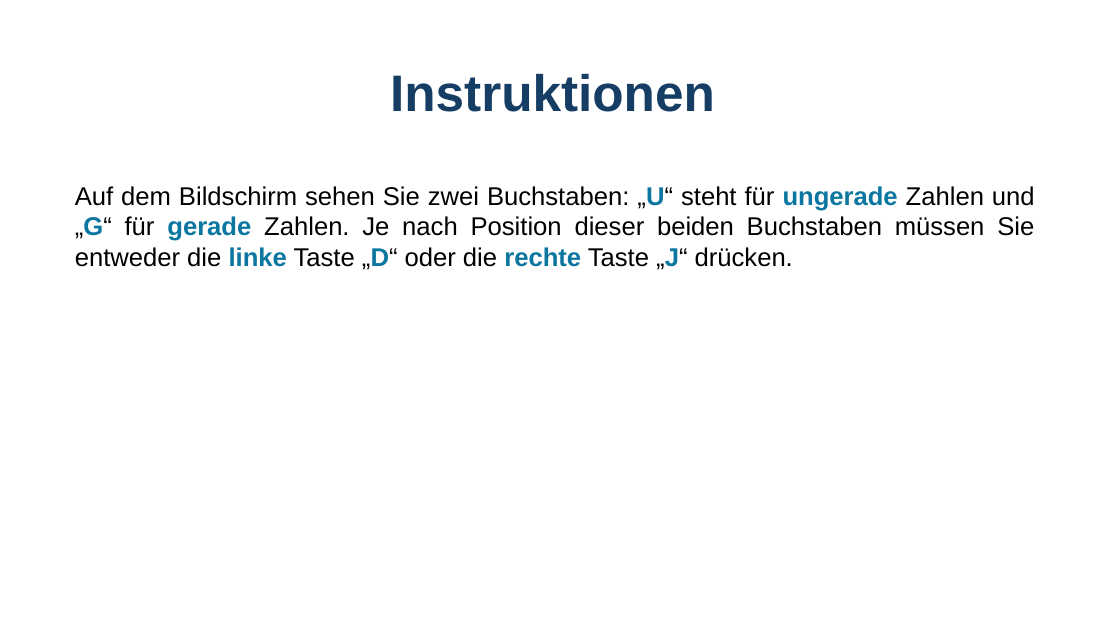
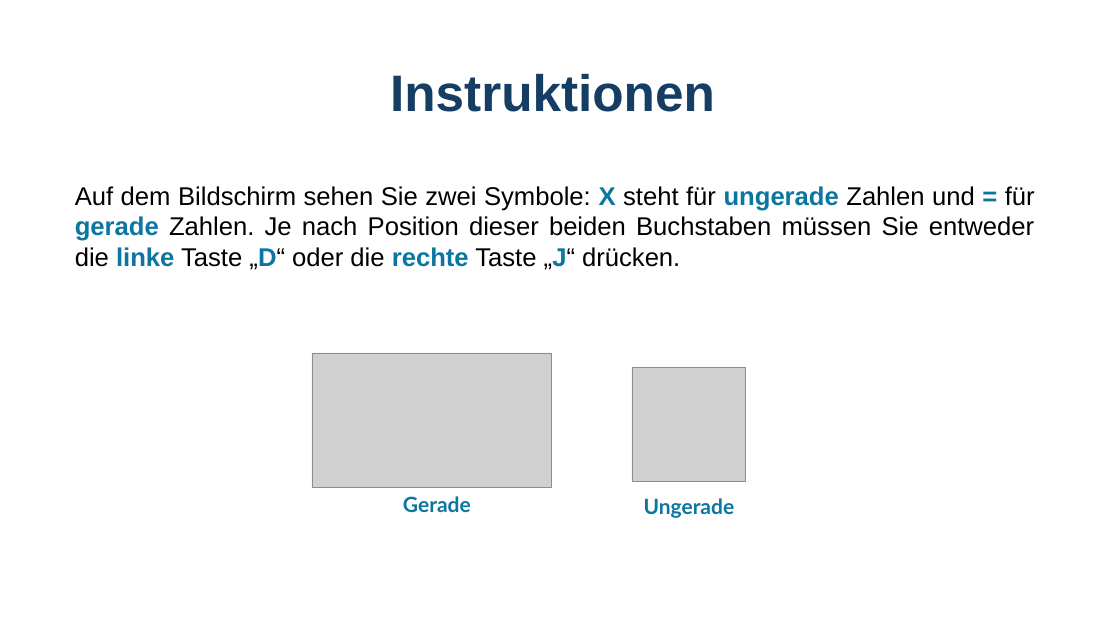
Before and after one commit to GidonFrischkorn/Ambizione-IndividualDifferencesStudy, a slide deck: slide 3 of tasks/number_judgement_changingSR/assets/instructions_digit_changeSR.pptx. Drawn at 1120x630 pixels with LibreOffice and Linux fonts; fonts in the diff are those of the drawing; grey boxes stand for pictures. Boxes give left, top, right and bottom in pixels: in the first picture for what was removed or moved away, otherwise in the second. Text is boxed around its words. In the diff, an @@ line names an element or a change of style, - is before the commit and + after.

```diff
--- a/tasks/number_judgement_changingSR/assets/instructions_digit_changeSR.pptx
+++ b/tasks/number_judgement_changingSR/assets/instructions_digit_changeSR.pptx
@@ text at <box>75,186,1035,270</box>: text changed @@
-Auf dem Bildschirm sehen Sie zwei Buchstaben: „U“ steht für ungerade Zahlen und „G“ für gerade Zahlen. Je nach Position dieser beiden Buchstaben müssen Sie entweder die linke Taste „D“ oder die rechte Taste „J“ drücken.
+Auf dem Bildschirm sehen Sie zwei Symbole: X steht für ungerade Zahlen und = für gerade Zahlen. Je nach Position dieser beiden Buchstaben müssen Sie entweder die linke Taste „D“ oder die rechte Taste „J“ drücken.
@@ group added at <box>312,353,746,518</box>: 2 pictures, 2 texts @@
+Gerade
+Ungerade
```
Also in this commit, not shown: 3 other slides changed, 12 other files.
